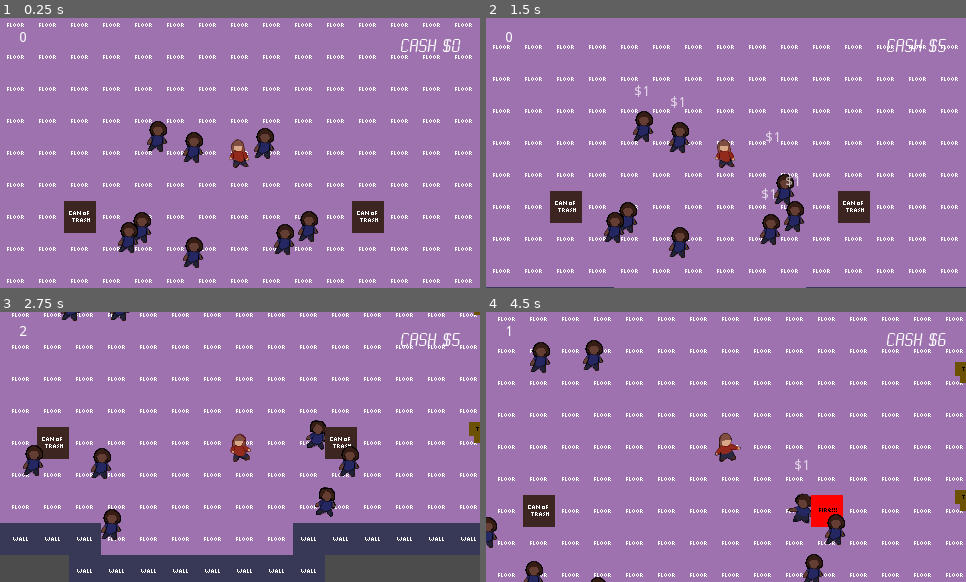
Above: before the commit, frames 1-4 (two rows, left to right).
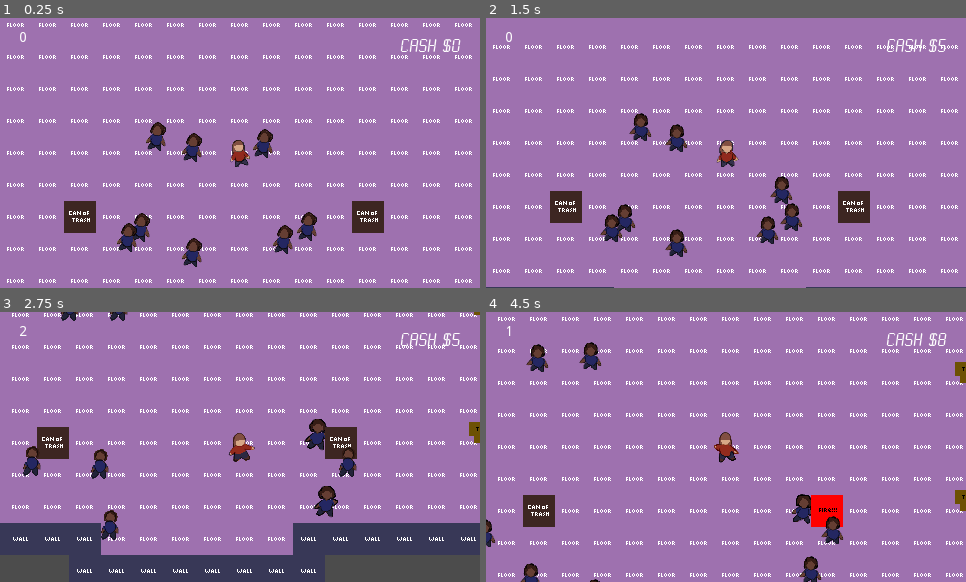
Above: after the commit, the same moments.

Repository: silentcoder99/LD46
Game: Godot game, scene res://scenes/Main.tscn
Same seed, same stepped clock (60 frames per second), same inputs: the game is played once before the commit and once after it.
Inputs:
- Up to frame 1 (0.25 s): no input
- Up to frame 2 (1.5 s): hold Right (ui_right) 0.53-1.28 s; hold E (dance) 0.53-1.28 s; hold Down (ui_down) from 1.28 s (still down); tap E (dance) at 1.35 s
- Up to frame 3 (2.75 s): release Down (ui_down) at 2.03 s; hold Right (ui_right) from 2.03 s (still down); hold Space (shoo) from 2.03 s (still down); tap E (dance) at 2.3 s
- Up to frame 4 (4.5 s): release Right (ui_right) at 2.78 s; release Space (shoo) at 2.78 s; hold Up (ui_up) 2.78-3.53 s; tap E (dance) at 2.85 s; hold E (dance) 3.53-4.28 s; hold Left (ui_left) from 3.53 s (still down); tap Space (shoo) at 4.35 s

The runs differ from the first frame. In frame 1, 1.8% of the frame differs, in the area x 24-67%, y 38-93%; in frame 2, 2.6%, in the area x 23-67%, y 24-89%; in frame 3, 1.4%; in frame 4, 1.9%.

Commit message:
Add idle animations

Diff:
--- a/TileSet.tres
+++ b/TileSet.tres
@@ -1,11 +1,9 @@
 [gd_resource type="TileSet" load_steps=8 format=2]
 
-[ext_resource path="res://sprites/floor.png" type="Texture" id=1]
-[ext_resource path="res://sprites/trash can.png" type="Texture" id=2]
-[ext_resource path="res://sprites/wall.png" type="Texture" id=3]
-[ext_resource path="res://sprites/table.png" type="Texture" id=4]
-
-
+[ext_resource path="res://sprites/tiles/floor.png" type="Texture" id=1]
+[ext_resource path="res://sprites/tiles/trash can.png" type="Texture" id=2]
+[ext_resource path="res://sprites/tiles/wall.png" type="Texture" id=3]
+[ext_resource path="res://sprites/tiles/table.png" type="Texture" id=4]
 
 [sub_resource type="ConvexPolygonShape2D" id=1]
 points = PoolVector2Array( 0, 23.4316, 32, 23.2701, 32, 32, 0, 32 )
--- a/scenes/Partier.tscn
+++ b/scenes/Partier.tscn
@@ -1,11 +1,15 @@
-[gd_scene load_steps=10 format=2]
+[gd_scene load_steps=15 format=2]
 
 [ext_resource path="res://scripts/Partier.gd" type="Script" id=1]
 [ext_resource path="res://scenes/TipAnimation.tscn" type="PackedScene" id=2]
-[ext_resource path="res://sprites/1blue.png" type="Texture" id=3]
-[ext_resource path="res://sprites/2blue.png" type="Texture" id=4]
-[ext_resource path="res://sprites/3blue.png" type="Texture" id=5]
-[ext_resource path="res://sprites/4blue.png" type="Texture" id=6]
+[ext_resource path="res://sprites/blue boy/dancing/1blue.png" type="Texture" id=3]
+[ext_resource path="res://sprites/blue boy/dancing/2blue.png" type="Texture" id=4]
+[ext_resource path="res://sprites/blue boy/dancing/3blue.png" type="Texture" id=5]
+[ext_resource path="res://sprites/blue boy/dancing/4blue.png" type="Texture" id=6]
+[ext_resource path="res://sprites/blue boy/idle/blue1.png" type="Texture" id=7]
+[ext_resource path="res://sprites/blue boy/idle/blue2.png" type="Texture" id=8]
+[ext_resource path="res://sprites/blue boy/idle/blue3.png" type="Texture" id=9]
+[ext_resource path="res://sprites/blue boy/idle/blue4.png" type="Texture" id=10]
 
 [sub_resource type="PhysicsMaterial" id=1]
 friction = 0.0
@@ -21,7 +25,7 @@
 tracks/0/enabled = true
 tracks/0/keys = {
 "times": PoolRealArray( 0, 0.25, 0.5, 0.75 ),
-"transitions": PoolRealArray( 1.31951, 3.03143, 2, 1 ),
+"transitions": PoolRealArray( 1.31951, 9.18958, 1.93187, 2 ),
 "update": 1,
 "values": [ ExtResource( 3 ), ExtResource( 4 ), ExtResource( 5 ), ExtResource( 6 ) ]
 }
@@ -40,7 +44,23 @@
 } ]
 }
 
-[sub_resource type="RectangleShape2D" id=3]
+[sub_resource type="Animation" id=3]
+resource_name = "idle"
+loop = true
+tracks/0/type = "value"
+tracks/0/path = NodePath("Sprite:texture")
+tracks/0/interp = 1
+tracks/0/loop_wrap = true
+tracks/0/imported = false
+tracks/0/enabled = true
+tracks/0/keys = {
+"times": PoolRealArray( 0, 0.25, 0.5, 0.75 ),
+"transitions": PoolRealArray( 1, 1, 1, 4.14106 ),
+"update": 1,
+"values": [ ExtResource( 7 ), ExtResource( 8 ), ExtResource( 9 ), ExtResource( 10 ) ]
+}
+
+[sub_resource type="RectangleShape2D" id=4]
 extents = Vector2( 2.25, 1 )
 
 [node name="Partier" type="RigidBody2D" groups=[
@@ -63,7 +83,9 @@
 one_shot = true
 
 [node name="AnimationPlayer" type="AnimationPlayer" parent="."]
+autoplay = "idle"
 anims/dance = SubResource( 2 )
+anims/idle = SubResource( 3 )
 
 [node name="Sprite" type="Sprite" parent="."]
 texture = ExtResource( 3 )
--- a/scenes/Player.tscn
+++ b/scenes/Player.tscn
@@ -1,10 +1,14 @@
-[gd_scene load_steps=10 format=2]
+[gd_scene load_steps=15 format=2]
 
 [ext_resource path="res://scripts/Player.gd" type="Script" id=1]
-[ext_resource path="res://sprites/1red.png" type="Texture" id=2]
-[ext_resource path="res://sprites/2red.png" type="Texture" id=3]
-[ext_resource path="res://sprites/3red.png" type="Texture" id=4]
-[ext_resource path="res://sprites/4red.png" type="Texture" id=5]
+[ext_resource path="res://sprites/red girl/idle/red1.png" type="Texture" id=2]
+[ext_resource path="res://sprites/red girl/dancing/1red.png" type="Texture" id=3]
+[ext_resource path="res://sprites/red girl/dancing/2red.png" type="Texture" id=4]
+[ext_resource path="res://sprites/red girl/dancing/3red.png" type="Texture" id=5]
+[ext_resource path="res://sprites/red girl/dancing/4red.png" type="Texture" id=6]
+[ext_resource path="res://sprites/red girl/idle/red2.png" type="Texture" id=7]
+[ext_resource path="res://sprites/red girl/idle/red3.png" type="Texture" id=8]
+[ext_resource path="res://sprites/red girl/idle/red4.png" type="Texture" id=9]
 
 [sub_resource type="PhysicsMaterial" id=1]
 friction = 0.0
@@ -21,7 +25,23 @@
 "times": PoolRealArray( 0, 0.25, 0.5, 0.75 ),
 "transitions": PoolRealArray( 1, 1, 1, 1 ),
 "update": 0,
-"values": [ ExtResource( 2 ), ExtResource( 3 ), ExtResource( 4 ), ExtResource( 5 ) ]
+"values": [ ExtResource( 3 ), ExtResource( 4 ), ExtResource( 5 ), ExtResource( 6 ) ]
+}
+
+[sub_resource type="Animation" id=5]
+resource_name = "idle"
+loop = true
+tracks/0/type = "value"
+tracks/0/path = NodePath("Sprite:texture")
+tracks/0/interp = 1
+tracks/0/loop_wrap = true
+tracks/0/imported = false
+tracks/0/enabled = true
+tracks/0/keys = {
+"times": PoolRealArray( 0, 0.25, 0.5, 0.75 ),
+"transitions": PoolRealArray( 1, 1, 1, 2.37841 ),
+"update": 1,
+"values": [ ExtResource( 2 ), ExtResource( 7 ), ExtResource( 8 ), ExtResource( 9 ) ]
 }
 
 [sub_resource type="CircleShape2D" id=3]
@@ -44,7 +64,9 @@
 texture = ExtResource( 2 )
 
 [node name="AnimationPlayer" type="AnimationPlayer" parent="."]
+autoplay = "idle"
 anims/dance = SubResource( 2 )
+anims/idle = SubResource( 5 )
 
 [node name="Camera2D" type="Camera2D" parent="."]
 current = true
--- a/scenes/TrashCan.tscn
+++ b/scenes/TrashCan.tscn
@@ -1,8 +1,8 @@
 [gd_scene load_steps=5 format=2]
 
 [ext_resource path="res://scripts/TrashCan.gd" type="Script" id=1]
-[ext_resource path="res://sprites/trash can.png" type="Texture" id=2]
-[ext_resource path="res://sprites/fire!.png" type="Texture" id=3]
+[ext_resource path="res://sprites/tiles/trash can.png" type="Texture" id=2]
+[ext_resource path="res://sprites/tiles/fire!.png" type="Texture" id=3]
 
 [sub_resource type="RectangleShape2D" id=1]
 extents = Vector2( 16, 6 )
--- a/scripts/Partier.gd
+++ b/scripts/Partier.gd
@@ -43,20 +43,21 @@
 		dancing = false
 
 	if not dancing_old and dancing:
+		var time = $AnimationPlayer.get_current_animation_position()
 		$AnimationPlayer.play("dance")
-		$AnimationPlayer.seek(dance_time_offset, true);
+		$AnimationPlayer.seek(time, true);
 		player.nearby_partiers += 1
 
 
 	if dancing_old and not dancing:
 		player.nearby_partiers -= 1
-		$AnimationPlayer.stop()
-		$AnimationPlayer.seek(0, true)
+		var time = $AnimationPlayer.get_current_animation_position()
+		$AnimationPlayer.play("idle")
+		$AnimationPlayer.seek(time, true);
 
 	dancing_old = dancing
 
 func _physics_process(delta):
-
 	if moving:
 		apply_impulse(Vector2(), move_direction * speed)
 
--- a/scripts/Player.gd
+++ b/scripts/Player.gd
@@ -30,10 +30,13 @@
 		print("hey!")
 
 		if dancing:
+			var time = $AnimationPlayer.get_current_animation_position()
 			$AnimationPlayer.play("dance")
+			$AnimationPlayer.seek(time, true)
 		else:
-			$AnimationPlayer.stop()
-			$AnimationPlayer.seek(0, true)
+			var time = $AnimationPlayer.get_current_animation_position()
+			$AnimationPlayer.play("idle")
+			$AnimationPlayer.seek(time, true)
 
 	if event.is_action_pressed("shoo"):
 		var shooed = $ProximityArea.get_overlapping_bodies()
Not shown: 1 places in scenes/Partier.tscn that only renumber resources
Not shown, removed: sprites/1blue.png.import
Not shown, removed: sprites/1red.png.import
Not shown, removed: sprites/2blue.png.import
Not shown, removed: sprites/2red.png.import
Not shown, removed: sprites/3blue.png.import
Not shown, removed: sprites/3red.png.import
Not shown, removed: sprites/4blue.png.import
Not shown, removed: sprites/4red.png.import
Renamed: sprites/1blue.png -> sprites/blue boy/dancing/1blue.png
Not shown, added: sprites/blue boy/dancing/1blue.png.import
Renamed: sprites/2blue.png -> sprites/blue boy/dancing/2blue.png
(and 44 more such lines)
